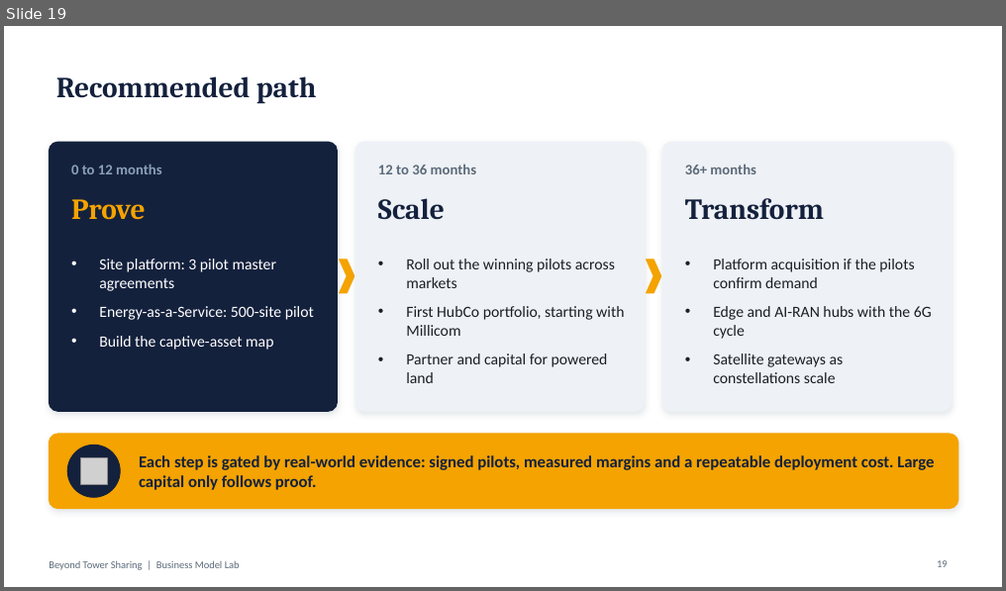
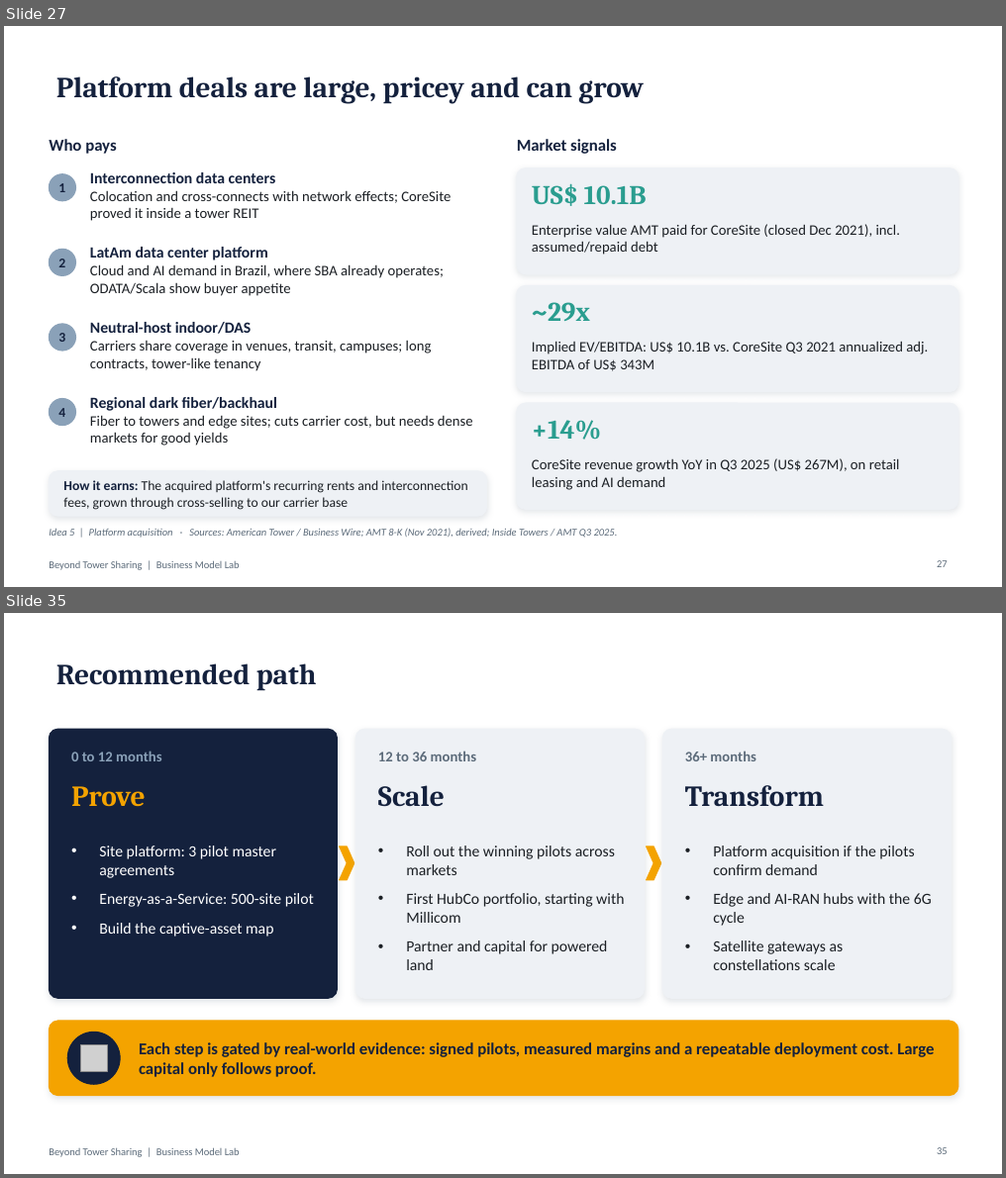
Before and after one commit to caiomperet/Claude-Skills, a slide deck: business-model-lab/saidas/Beyond-Tower-Sharing.pptx. Shown one above the other, each under a label of ours: slide 19 before the commit, slides 27 and 35 after it; the slides between them are not shown. The pictures are 1006x591 and 1006x1178 pixels, drawn with LibreOffice and Linux fonts; fonts in the diff are those of the drawing; grey boxes stand for pictures. Boxes give left, top, right and bottom in pixels: in the first picture for what was removed or moved away, otherwise in the second. Text is boxed around its words. In the diff, an @@ line names an element or a change of style, - is before the commit and + after.

```diff
--- a/business-model-lab/saidas/Beyond-Tower-Sharing.pptx
+++ b/business-model-lab/saidas/Beyond-Tower-Sharing.pptx
@@ slide 27 added at [4,26,1002,587], background #FFFFFF; not listed: 1 template element that a slide beside it also shows @@
@@ title added at [56,76,644,103], 28 pt, text #14213D, bold @@
+Platform deals are large, pricey and can grow
@@ text added at [49,139,116,154], 16 pt, text #14213D, bold @@
+Who pays
@@ text added at [517,139,617,154], 16 pt, text #14213D, bold @@
+Market signals
@@ text added at [90,173,450,221], 14 pt, text #1B1F24 @@
+Interconnection data centers
+Colocation and cross-connects with network effects; CoreSite proved it inside a tower REIT
@@ rounded rectangle added at [517,169,958,274], fill #EEF1F5, outline #EEF1F5 1 pt @@
@@ ellipse added at [49,174,76,201], fill #8AA1B8, outline #8AA1B8 1 pt @@
@@ text added at [58,183,65,192], 13 pt, text #14213D, bold @@
+1
@@ text added at [532,183,647,206], 26 pt, text #2A9D8F, bold @@
+US$ 10.1B
@@ text added at [532,224,900,255], 14 pt, text #1B1F24 @@
+Enterprise value AMT paid for CoreSite (closed Dec 2021), incl. assumed/repaid debt
@@ ellipse added at [49,249,76,276], fill #8AA1B8, outline #8AA1B8 1 pt @@
@@ text added at [58,259,65,268], 13 pt, text #14213D, bold @@
+2
@@ text added at [90,247,444,296], 14 pt, text #1B1F24 @@
+LatAm data center platform
+Cloud and AI demand in Brazil, where SBA already operates; ODATA/Scala show buyer appetite
@@ rounded rectangle added at [517,285,958,392], fill #EEF1F5, outline #EEF1F5 1 pt @@
@@ text added at [90,322,432,372], 14 pt, text #1B1F24 @@
+Neutral-host indoor/DAS
+Carriers share coverage in venues, transit, campuses; long contracts, tower-like tenancy
@@ text added at [532,302,590,321], 26 pt, text #2A9D8F, bold @@
+~29x
@@ ellipse added at [49,324,76,351], fill #8AA1B8, outline #8AA1B8 1 pt @@
@@ text added at [58,333,65,342], 13 pt, text #14213D, bold @@
+3
@@ text added at [532,341,928,372], 14 pt, text #1B1F24 @@
+Implied EV/EBITDA: US$ 10.1B vs. CoreSite Q3 2021 annualized adj. EBITDA of US$ 343M
@@ ellipse added at [49,399,76,426], fill #8AA1B8, outline #8AA1B8 1 pt @@
@@ text added at [58,408,65,417], 13 pt, text #14213D, bold @@
+4
@@ text added at [90,397,473,446], 14 pt, text #1B1F24 @@
+Regional dark fiber/backhaul
+Fiber to towers and edge sites; cuts carrier cost, but needs dense markets for good yields
@@ rounded rectangle added at [517,403,958,509], fill #EEF1F5, outline #EEF1F5 1 pt @@
@@ text added at [532,420,601,440], 26 pt, text #2A9D8F, bold @@
++14%
@@ text added at [532,459,900,490], 14 pt, text #1B1F24 @@
+CoreSite revenue growth YoY in Q3 2025 (US$ 267M), on retail leasing and AI demand
@@ rounded rectangle added at [49,472,487,516], fill #EEF1F5, outline #EEF1F5 1 pt @@
@@ text added at [63,480,468,510], 13 pt, text #1B1F24 @@
+How it earns: The acquired platform's recurring rents and interconnection fees, grown through cross-selling to our carrier base
@@ text added at [49,528,618,538], 10 pt, text #5C6B7A, italic @@
+Idea 5 | Platform acquisition · Sources: American Tower / Business Wire; AMT 8-K (Nov 2021), derived; Inside Towers / AMT Q3 2025.
@@ page number added at [937,561,947,568], 10 pt, text #5C6B7A @@
+27
@@ what was slide 19 is now slide 35 @@
```
Also in this commit, not shown: 5 slides changed, 21 other slides added, 1 slide removed, 8 other files.
